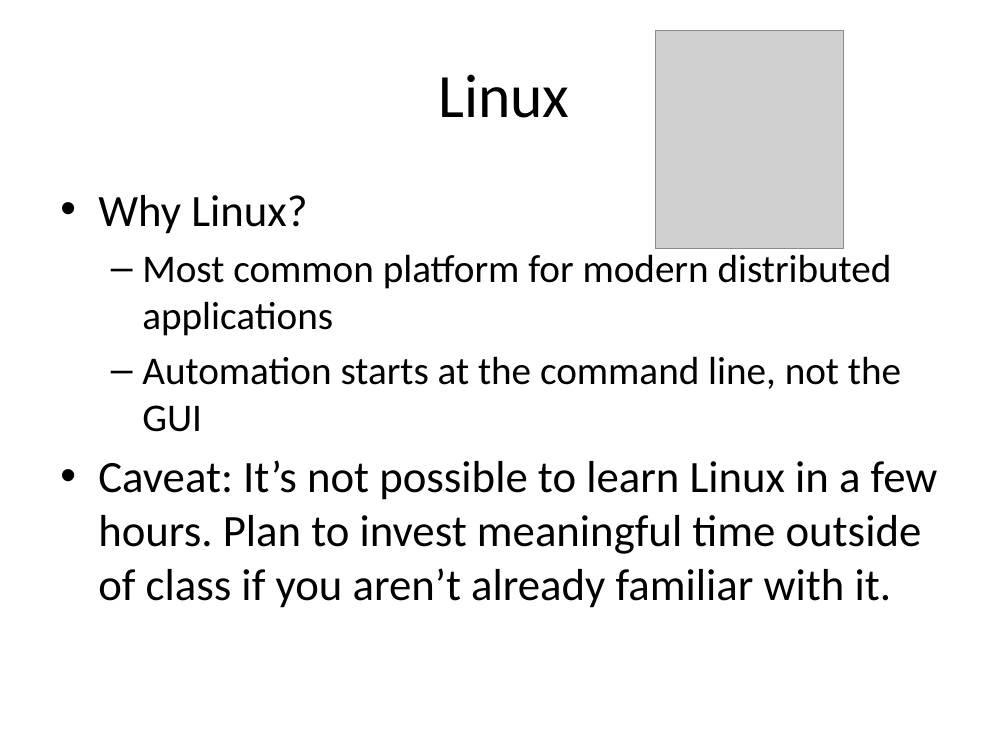
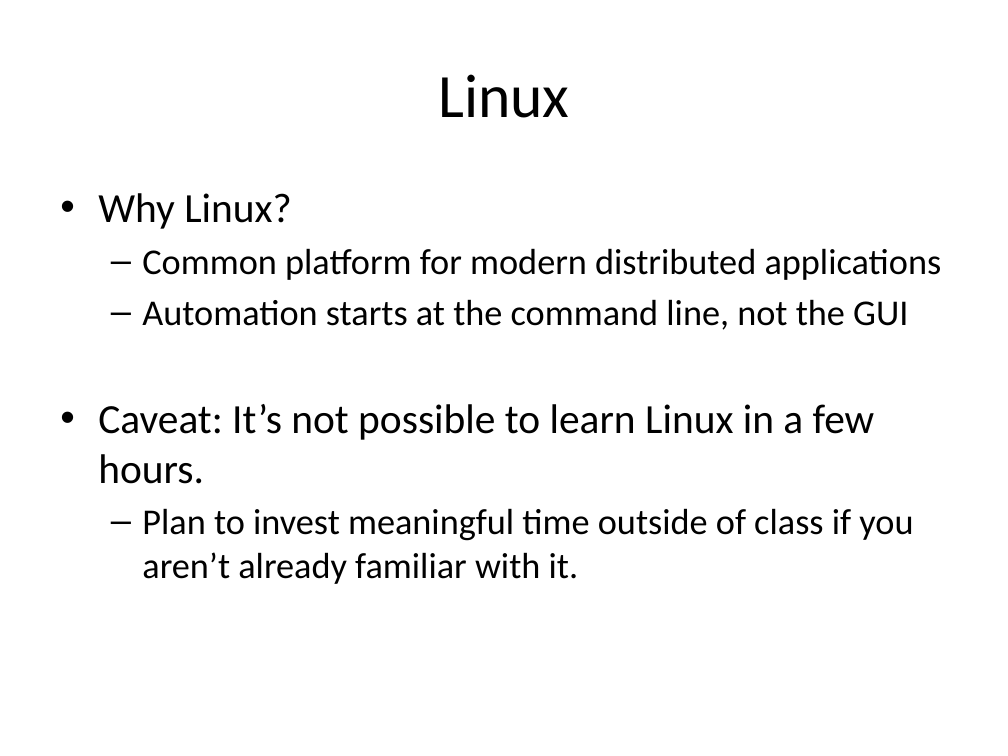
Before and after one commit to jasondbaker/infrastructure-class, a slide deck: slide 9 of infrastructure-week-2.pptx (slide 8 before the commit). Drawn at 1008x756 pixels with LibreOffice and Linux fonts; fonts in the diff are those of the drawing; grey boxes stand for pictures. Boxes give left, top, right and bottom in pixels: in the first picture for what was removed or moved away, otherwise in the second. Text is boxed around its words. In the diff, an @@ line names an element or a change of style, - is before the commit and + after.

```diff
--- a/infrastructure-week-2.pptx
+++ b/infrastructure-week-2.pptx
@@ picture removed at <box>655,30,844,249</box> @@
@@ text at <box>98,193,908,330</box>: size 32 to 29.6 pt in "Why Linux?"; size 28 to 25.9 pt in "Automation starts at the command line, not ..." @@
@@ text at <box>142,248,942,280</box>: text changed; size 28 to 25.9 pt @@
-  – Most common platform for modern distributed applications
+  – Common platform for modern distributed applications
@@ text at <box>98,404,913,584</box>: text changed; size 32 to 25.9 pt @@
-• Caveat: It’s not possible to learn Linux in a few hours. Plan to invest meaningful time outside of class if you aren’t already familiar with it.
+• Caveat: It’s not possible to learn Linux in a few hours.
+  – Plan to invest meaningful time outside of class if you aren’t already familiar with it.
```
Also in this commit, not shown: 14 other slides changed, 32 other files.
